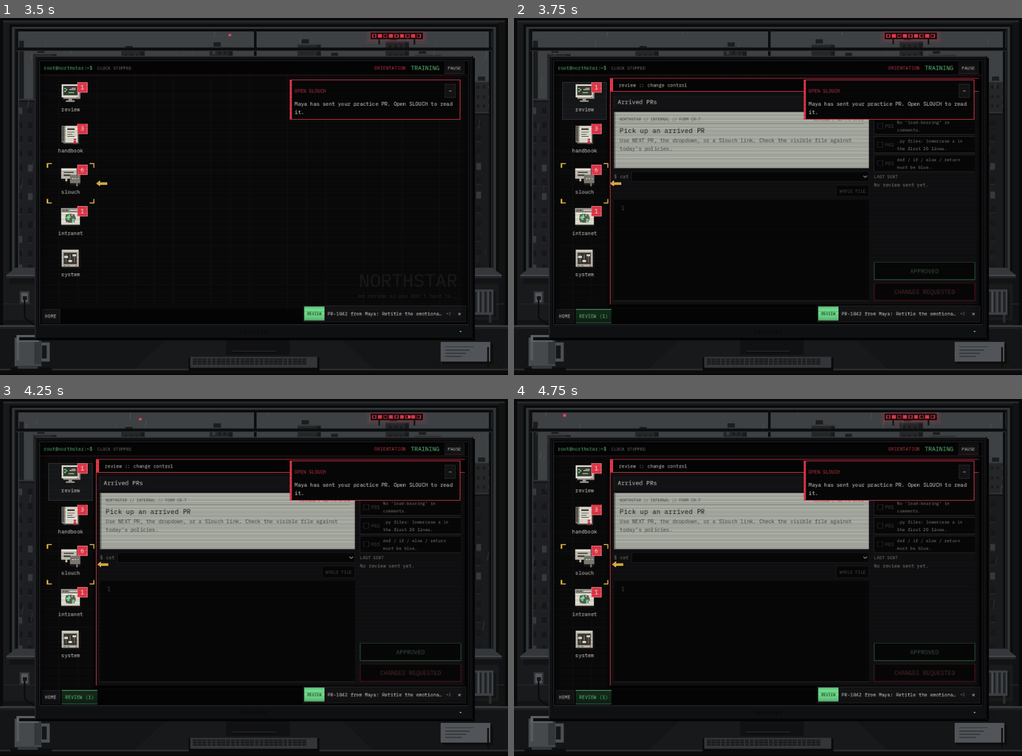
Above: before the commit, frames 1-4 (two rows, left to right).
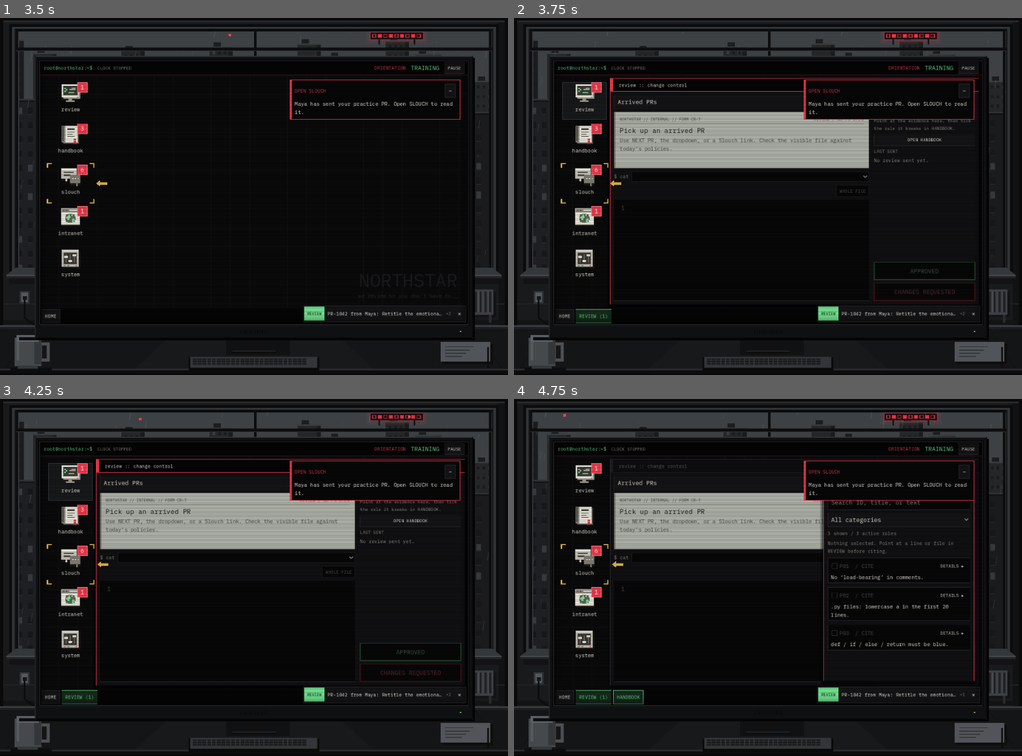
Above: after the commit, the same moments.

Repository: exponent-to/last-review
Game: Godot game, scene res://native/main.tscn
Same seed, same stepped clock (60 frames per second), same inputs: the game is played once before the commit and once after it.
Inputs (mouse positions are in pixels of both pictures, inside the frame that each line leads up to):
- Up to frame 1 (3.5 s): click "New Game" at 0.5 s; click "Slot 1 — Empty" at 1.25 s; click "SKIP [ESC]" at 2 s; click "START ORIENTATION" at 2.75 s
- Up to frame 2 (3.75 s): click (585, 100) at 3.52 s
- Up to frame 3 (4.25 s): no input
- Up to frame 4 (4.75 s): click (925, 520) at 4.25 s, where only the run after the commit has a clickable "OPEN HANDBOOK"

Frame 1 is identical in both runs. In frame 2, 0.5% of the frame differs, in the area x 70-91%, y 28-48%; in frame 3, 0.5%; in frame 4, 3.6%, in the area x 15-92%, y 16-86%.

Commit message:
Cite rules in the Handbook, not the Review panel
Review keeps evidence pointing, a read-only citation summary, and the
stamps; ticking the rule happens in HANDBOOK, which shows the pending
evidence. Orientation, memo, and docs describe the three-window flow.

Co-Authored-By: Claude Opus 5.5 <noreply@anthropic.com>
Claude-Session: https://claude.ai/code/session_01G3PTrFvMoZ7xXoAPrr58ww

Diff:
--- a/content/daily_press.gd
+++ b/content/daily_press.gd
@@ -41,6 +41,6 @@
 	var bodies := ["Look for words, letters, and keyword colors. A confident summary doesn't excuse a forbidden phrase. Yo …(915 unchanged characters)…
 	result.subject = subjects[day - 1]
 	result.body = bodies[day - 1]
-	result.mechanics = ["Use NEXT PR or the arrived-PR dropdown …(303 unchanged characters)…  WHOLE FILE), tick the policy it breaks on the citation slip, then stamp CHANGES REQUESTED.", "You have five minutes once you clic …(78 unchanged characters)…
+	result.mechanics = ["Use NEXT PR or the arrived-PR dropdown …(303 unchanged characters)…  WHOLE FILE), tick the policy it breaks in Handbook, then stamp CHANGES REQUESTED in Review.", "You have five minutes once you clic …(78 unchanged characters)…
 	result.rules = new_rules
 	return result
--- a/native/interface.gd
+++ b/native/interface.gd
@@ -151,10 +151,10 @@
 var _code_legend: Label
 var _tutorial_details: Dictionary = {}
 var _paper: PanelContainer
-var _slip_rows: Array[Dictionary] = []
 var _last_feedback_key := "-"
 var _evidence: Dictionary = {}
 var _evidence_label: Label
+var _handbook_evidence: Label
 var _whole_file: Button
 
 
@@ -864,7 +864,7 @@
 		return
 	match path:
 		"procedure":
-			_browser_text.text = "REVIEW PROCEDURE\n\nRead the author …(235 unchanged characters)… bel rules), then tick the rule it breaks.\nYour colleagues react to your decisio …(126 unchanged characters)…
+			_browser_text.text = "REVIEW PROCEDURE\n\nRead the author …(235 unchanged characters)… bel rules), then tick the rule it breaks in HANDBOOK.\nYour colleagues react to your decisio …(126 unchanged characters)…
 		_:
 			_browser_text.text = "ENGINEERING INTRANET\nLOCAL TERMINAL / INTERNAL ACCESS\n\nWorkstation online.\n\nOpen STANDARD …(204 unchanged characters)…
 
@@ -924,6 +924,7 @@
 	_category.item_selected.connect(func(_index: int) -> void: _filter_rules())
 	column.add_child(_category)
 	_rule_count = _paragraph(column, "", 12, DIM)
+	_handbook_evidence = _paragraph(column, "", 12, DIM)
 	var rules_body: VBoxContainer = _scroll_column(column)
 	var categories: Array[String] = []
 	var all_rules: Array = Catalog.rules()
@@ -946,6 +947,11 @@
 		_spacer(header)
 		var summary := _paragraph(body, str(RULE_SUMMARIES.get(id, rule.get("title", ""))), 13, TEXT)
 		summary.tooltip_text = str(rule.get("title", ""))
+		var where := _label(body, "", 11, RED)
+		where.clip_text = true
+		where.text_overrun_behavior = TextServer.OVERRUN_TRIM_ELLIPSIS
+		where.custom_minimum_size.x = 60
+		where.hide()
 		var details := _column(body, 4)
 		_paragraph(details, str(rule.get("title", "")), 13, CYAN)
 		_paragraph(details, str(rule.get("text", "")), 13, DIM)
@@ -960,7 +966,7 @@
 			details.visible = expanded
 			disclosure.text = "DETAILS ▾" if expanded else "DETAILS ▸")
 		header.add_child(disclosure)
-		_rule_rows.append({"rule": rule, "panel": panel, "check": check, "summary": summary, "details": details, "disclosure": disclosure})
+		_rule_rows.append({"rule": rule, "panel": panel, "check": check, "summary": summary, "details": details, "disclosure": disclosure, "where": where})
 
 
 func _build_decision(parent: Node) -> void:
@@ -969,37 +975,20 @@
 	holder.size_flags_stretch_ratio = 0.95
 	holder.custom_minimum_size.x = 250
 	var heading := _row(holder, 6)
-	_label(heading, "CITATION SLIP", 13, RED)
+	_label(heading, "CITATIONS", 13, RED)
 	_spacer(heading)
 	_clear_button = _button(heading, "CLEAR", _clear_citations)
 	_clear_button.custom_minimum_size.y = 24
 	_clear_button.add_theme_font_size_override("font_size", 10)
-	_clear_button.tooltip_text = "Remove every citation from this slip."
-	_selected_label = _paragraph(holder, "CITATIONS: NONE", 12, DIM)
-	# Every active standard can be cited right here; the Handbook keeps full text.
+	_clear_button.tooltip_text = "Withdraw every citation on this PR."
+	# The standards live in HANDBOOK; this desk only shows what has been cited.
 	var column: VBoxContainer = _scroll_column(holder)
-	column.add_theme_constant_override("separation", 4)
-	for rule: Dictionary in Catalog.rules():
-		var id: String = str(rule.get("id", ""))
-		var slip := PanelContainer.new()
-		slip.add_theme_stylebox_override("panel", _style(INSET, BORDER, 1, 6, 4))
-		column.add_child(slip)
-		var line := _row(slip, 6)
-		var check := CheckBox.new()
-		check.text = id
-		check.add_theme_font_size_override("font_size", 12)
-		check.tooltip_text = str(rule.get("title", "")) + "\n\n" + str(rule.get("text", ""))
-		check.toggled.connect(func(_pressed: bool) -> void: _toggle_citation(id))
-		line.add_child(check)
-		var text_column := _column(line, 1)
-		var summary := _paragraph(text_column, str(RULE_SUMMARIES.get(id, rule.get("title", ""))), 11, DIM)
-		summary.mouse_filter = Control.MOUSE_FILTER_PASS
-		var where := _label(text_column, "", 10, RED)
-		where.clip_text = true
-		where.text_overrun_behavior = TextServer.OVERRUN_TRIM_ELLIPSIS
-		where.custom_minimum_size.x = 60
-		where.hide()
-		_slip_rows.append({"rule": rule, "panel": slip, "check": check, "summary": summary, "where": where})
+	column.add_theme_constant_override("separation", 6)
+	_selected_label = _paragraph(column, "CITATIONS: NONE", 12, DIM)
+	_paragraph(column, "Point at the evidence here, then tick the rule it breaks in HANDBOOK.", 11, DIM)
+	var handbook := _button(column, "OPEN HANDBOOK", _open_app.bind("rules"))
+	handbook.add_theme_font_size_override("font_size", 11)
+	handbook.custom_minimum_size.y = 28
 	_consult = _button(column, "ASK HELIOS", _emit_command.bind({"type": "consult-ai"}))
 	_consult.add_theme_color_override("font_color", AMBER)
 	_consult.tooltip_text = "Ask Helios for a recommendation. It can lighten your workload, but invites the assistant further into the process. Advice can be wrong."
@@ -1039,7 +1028,7 @@
 
 
 func _paint_evidence() -> void:
-	if not is_instance_valid(_diff) or not is_instance_valid(_evidence_label): return
+	if not is_instance_valid(_diff) or not is_instance_valid(_evidence_label) or not is_instance_valid(_handbook_evidence): return
 	var path: String = _file_label.text
 	var cited: Dictionary = _state.get("citation_evidence", {})
 	for line in range(_diff.get_line_count()):
@@ -1055,11 +1044,17 @@
 	if _review_files.is_empty():
 		_evidence_label.text = ""
 	elif pointing:
-		_evidence_label.text = "▸ POINTING AT %s — now tick the rule it breaks" % _location_text(_evidence).to_upper()
+		_evidence_label.text = "▸ POINTING AT %s — tick the rule it breaks in HANDBOOK" % _location_text(_evidence).to_upper()
 		_evidence_label.add_theme_color_override("font_color", AMBER)
 	else:
-		_evidence_label.text = "To cite: click the offending line, or WHOLE FILE, then tick the rule."
+		_evidence_label.text = "To cite: click the offending line, or WHOLE FILE, then tick the rule in HANDBOOK."
 		_evidence_label.add_theme_color_override("font_color", DIM)
+	if _evidence.is_empty():
+		_handbook_evidence.text = "Nothing selected. Point at a line or file in REVIEW before citing."
+		_handbook_evidence.add_theme_color_override("font_color", DIM)
+	else:
+		_handbook_evidence.text = "▸ EVIDENCE: %s\nTick the rule it breaks." % _location_text(_evidence)
+		_handbook_evidence.add_theme_color_override("font_color", AMBER)
 
 
 func _stamp_button(parent: Node, text: String, ink: Color, action: Callable) -> Button:
@@ -1282,7 +1277,7 @@
 	_button(saves, "NEW RUN", func() -> void: _confirmation.popup_centered())
 	_button(content, "SAVE AND MAIN MENU", func() -> void: menu_requested.emit())
 	_label(content, "REVIEW PROCEDURE", 16, CYAN)
-	_paragraph(content, "1. Read the author message and code diff.\n2. Point at each violation (click its line, or WHOLE FILE) and tick the rule it breaks.\n3. Approve with no citations, or requ …(377 unchanged characters)…
+	_paragraph(content, "1. Read the author message and code diff.\n2. Point at each violation in REVIEW (click its line, or WHOLE FILE), then tick the rule it breaks in HANDBOOK.\n3. Approve with no citations, or requ …(377 unchanged characters)…
 
 
 func set_save_slot(slot: int) -> void:
@@ -1355,19 +1350,14 @@
 		var check: CheckBox = entry["check"]
 		check.set_pressed_no_signal(selected.has(str(rule.get("id", ""))))
 		check.disabled = not can_review
-	for entry: Dictionary in _slip_rows:
-		var slip_rule: Dictionary = entry["rule"]
-		var slip_check: CheckBox = entry["check"]
-		entry.panel.visible = int(slip_rule.get("introduced_day", 1)) <= day
-		slip_check.set_pressed_no_signal(selected.has(str(slip_rule.get("id", ""))))
-		slip_check.disabled = not can_review
-		entry.summary.add_theme_color_override("font_color", TEXT if slip_check.button_pressed else DIM)
-		var slip_location: Dictionary = state.get("citation_evidence", {}).get(str(slip_rule.id), {})
-		entry.where.visible = not slip_location.is_empty()
-		entry.where.text = "" if slip_location.is_empty() else "→ " + _location_text(slip_location)
-		entry.where.tooltip_text = entry.where.text
-		entry.panel.add_theme_stylebox_override("panel", _style(Color("1e0d10") if slip_check.button_pressed else INSET, RED if slip_check.button_pressed else BORDER, 1, 6, 4))
-	_selected_label.text = "CITATIONS: " + ("NONE" if selected.is_empty() else ", ".join(selected))
+		var location: Dictionary = state.get("citation_evidence", {}).get(str(rule.id), {})
+		entry.where.visible = not location.is_empty()
+		entry.where.text = "" if location.is_empty() else "CITED → " + _location_text(location)
+		entry.panel.add_theme_stylebox_override("panel", _style(Color("1e0d10") if check.button_pressed else INSET, RED if check.button_pressed else BORDER, 1, 0, 0))
+	var cited_lines: Array[String] = []
+	for rule_id: String in selected:
+		cited_lines.append(rule_id + "  → " + _location_text(state.get("citation_evidence", {}).get(rule_id, {})))
+	_selected_label.text = "NONE YET" if selected.is_empty() else "\n".join(cited_lines)
 	_paint_evidence()
 	_selected_label.add_theme_color_override("font_color", DIM if selected.is_empty() else RED)
 	_clear_button.disabled = selected.is_empty() or not can_review
@@ -1611,12 +1601,11 @@
 					if _windows.review.visible and _windows.review._active:
 						# Practice only: guide to the visible comment, never to hidden audit data.
 						var evidence := _practice_evidence(id)
-						if evidence.is_empty() or _file_label.text != evidence.path: target = _file_picker
-						elif _evidence.is_empty() or _evidence.path != evidence.path or int(_evidence.line) != int(evidence.line): target = _diff
-						else:
-							for row: Dictionary in _slip_rows:
-								if row.rule.id == id: target = row.check
-					elif not _windows.rules.visible or not _windows.rules._active: target = _tutorial_launcher("review")
+						var pointed: bool = not _evidence.is_empty() and not evidence.is_empty() and _evidence.path == evidence.path and int(_evidence.line) == int(evidence.line)
+						if pointed: target = _tutorial_launcher("rules")
+						elif evidence.is_empty() or _file_label.text != evidence.path: target = _file_picker
+						else: target = _diff
+					elif _evidence.is_empty() or not _windows.rules.visible or not _windows.rules._active: target = _tutorial_launcher("review")
 					else:
 						for row: Dictionary in _rule_rows:
 							if row.rule.id == id: target = row.check
--- a/native/main.gd
+++ b/native/main.gd
@@ -175,7 +175,7 @@
 				_tutorial_event({"type": "correct-submit"})
 			else:
 				state = Tutorial.retry_practice_state(state)
-				interface.notify("Try again: click the line with load-bearing, tick P01, then stamp CHANGES REQUESTED.")
+				interface.notify("Try again: click the line with load-bearing in Review, tick P01 in the Handbook, then stamp CHANGES REQUESTED.")
 	if int(state.day) != previous_day:
 		_clock_fraction = 0.0
 	_render()
--- a/native/tutorial.gd
+++ b/native/tutorial.gd
@@ -51,7 +51,7 @@
 		["OPEN THE PR", "Click OPEN PR-1042 in Maya's message."],
 		["LOOK AT BOTH FILES", "Use the file dropdown. Read the comments in each file. A comment is any text after #. You are checking appearances, not what the program does."],
 		["OPEN HANDBOOK", "Three policies apply today. You'll get more each morning. Open the handbook to find them."],
-		["CITE THE PHRASE", "Policy P01 bans load-bearing in comments. In Review, open the file with that comment and click its line; it turns amber. Then tick P01 on the citation slip and stamp CHANGES REQUESTED. The other two policies pass."],
+		["CITE THE PHRASE", "Policy P01 bans load-bearing in comments. In Review, open the file with that comment and click its line; it turns amber. Switch to the Handbook and tick P01. Back in Review, stamp CHANGES REQUESTED. The other two policies pass."],
 		["READY", "That's the job. Work arrives constantly; you aren't expected to clear it all. Use NEXT PR in Review to grab another arrived change. Pause whenever you need. Start Monday when ready."]
 	]
 	var entry: Array = steps[int(progress.stage)]
--- a/tests/test_interface.gd
+++ b/tests/test_interface.gd
@@ -78,6 +78,8 @@
 	ui._diff.set_caret_line(int(finding.line) - 1)
 	ui._point_at(-1)
 	check(ui._evidence.line == finding.line and ui._evidence_label.text.contains("POINTING AT"), "Clicking a code line points at it as evidence")
+	check(ui._windows.review.find_children("*", "CheckBox", true, false).is_empty(), "Rules are cited in HANDBOOK, never from the Review window")
+	check(ui._handbook_evidence.text.contains("LINE %d" % finding.line), "HANDBOOK shows the evidence waiting to be cited")
 	p01_check.button_pressed = true
 	check(state.selected_rules == ["P01"] and state.citation_evidence.P01 == {"path": finding.path, "line": finding.line}, "Native rule checkbox must cite the pointed-at line")
 	check(ui._evidence.is_empty(), "Each citation consumes its pointer")
--- a/tools/capture.gd
+++ b/tools/capture.gd
@@ -64,7 +64,11 @@
 		ui._diff.set_caret_line(maxi(0, int(cite.line) - 1))
 		ui._point_at(-1 if int(cite.line) > 0 else 0)
 		await _shot("09a-review-pointing")
+		ui._open_app("rules")
+		await _shot("09b-handbook-evidence")
 		ui._toggle_citation(str(cite.rule_id))
+		await _shot("09c-handbook-cited")
+		ui._open_app("review")
 	await _shot("09-review-cited")
 	app._on_command({"type": "review", "verdict": "request_changes"})
 	for i in range(8): await process_frame
Not shown, changed: README.md
Not shown, changed: docs/interface.md
